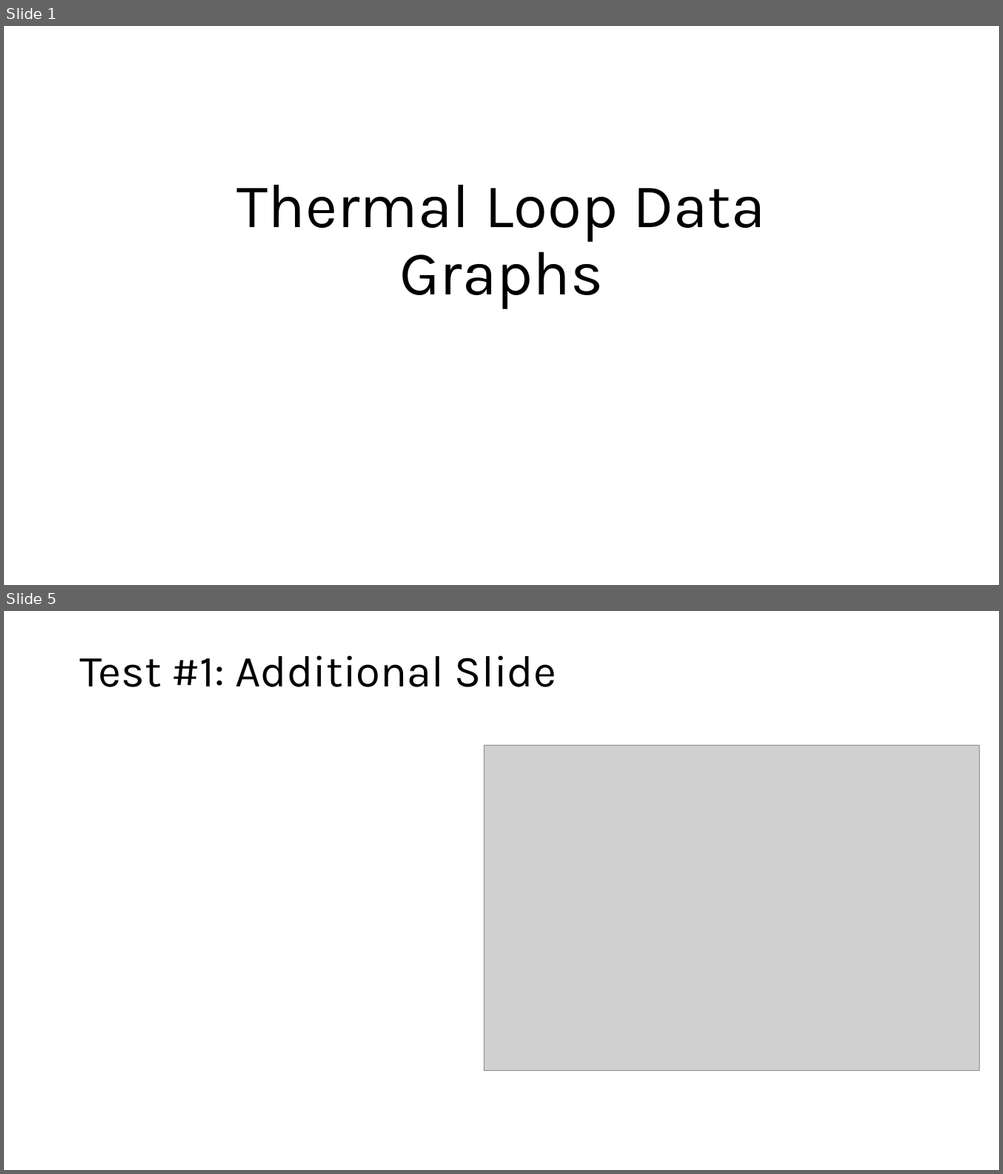
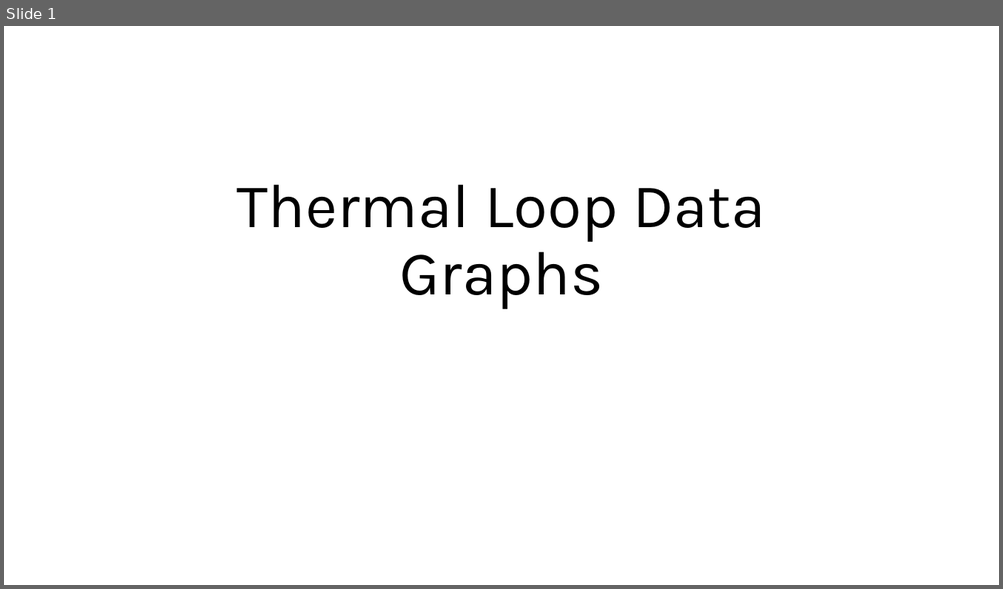
Before and after one commit to ARTS-Laboratory/thermal-loop, a slide deck: resources/Thermal_loop_data/Thermal Loop Data Graphs.pptx. Shown one above the other, each under a label of ours: slides 1 and 5 before the commit, slide 1 after it; the slides between them are not shown. The pictures are 1003x1174 and 1003x589 pixels, drawn with LibreOffice and Linux fonts; fonts in the diff are those of the drawing; grey boxes stand for pictures. Boxes give left, top, right and bottom in pixels: in the first picture for what was removed or moved away, otherwise in the second. Text is boxed around its words. In the diff, an @@ line names an element or a change of style, - is before the commit and + after.

```diff
--- a/resources/Thermal_loop_data/Thermal Loop Data Graphs.pptx
+++ b/resources/Thermal_loop_data/Thermal Loop Data Graphs.pptx
@@ slide 5 removed at box(4, 611, 999, 1170), background #FFFFFF @@
@@ text removed at box(79, 655, 556, 687) @@
-Test #1: Additional Slide
@@ picture removed at box(484, 745, 979, 1071) @@
```
Also in this commit, not shown: 6 slides changed, 15 other slides removed.
